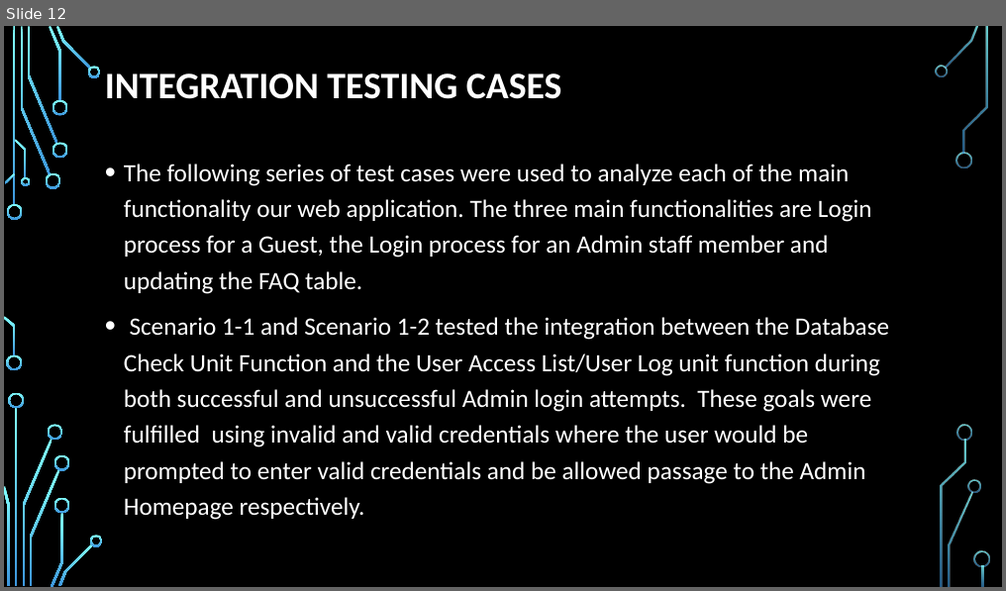
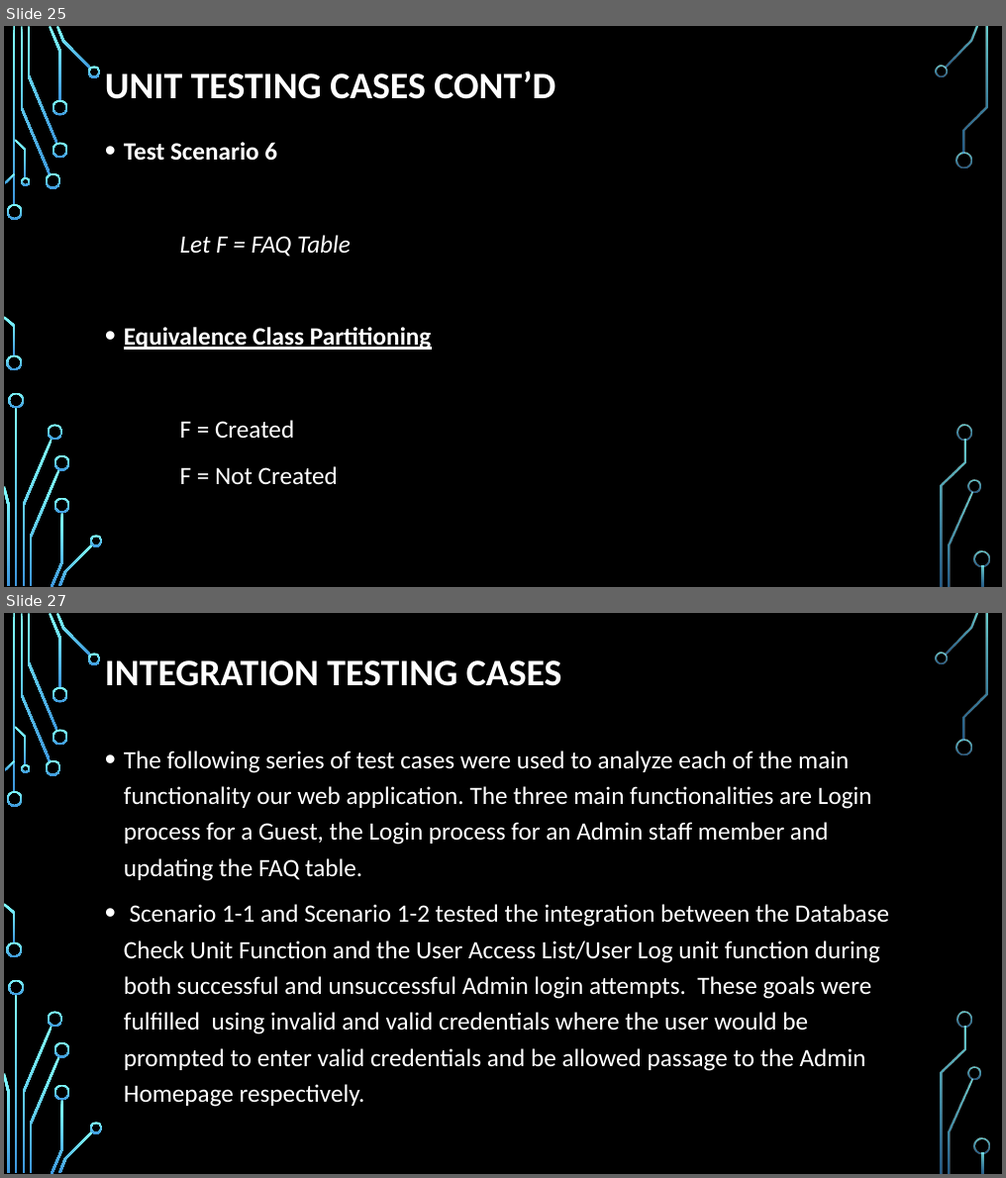
Before and after one commit to trf213/SQA, a slide deck: Documentation/Group Presentation.pptx. Shown one above the other, each under a label of ours: slide 12 before the commit, slides 25 and 27 after it; the slides between them are not shown. The pictures are 1006x591 and 1006x1178 pixels, drawn with LibreOffice and Linux fonts; fonts in the diff are those of the drawing; background and template pictures are left out. Boxes give left, top, right and bottom in pixels: in the first picture for what was removed or moved away, otherwise in the second. Text is boxed around its words. In the diff, an @@ line names an element or a change of style, - is before the commit and + after.

```diff
--- a/Documentation/Group Presentation.pptx
+++ b/Documentation/Group Presentation.pptx
@@ slide 25 added at <box>4,26,1002,587</box>, background picture (left out); not listed: 36 template elements that a slide beside it also shows @@
@@ title added at <box>105,71,555,99</box>, 36 pt, text #FFFFFF, bold @@
+UNIT TESTING CASES CONT’D
@@ text added at <box>124,142,431,485</box>, 24 pt, text #FFFFFF, bold @@
+• Test Scenario 6
+Let F = FAQ Table
+• Equivalence Class Partitioning
+F = Created
+F = Not Created
@@ what was slide 12 is now slide 27 @@
```
Also in this commit, not shown: 8 slides changed, 21 other slides added, 1 other file.
